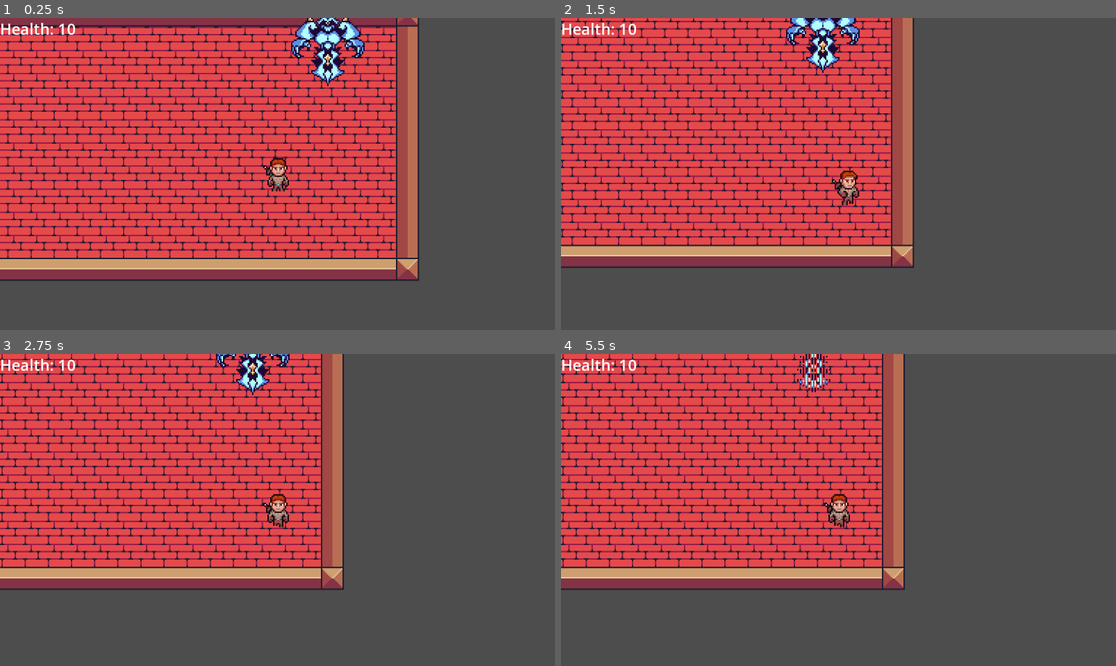
Above: before the commit, frames 1-4 (two rows, left to right).
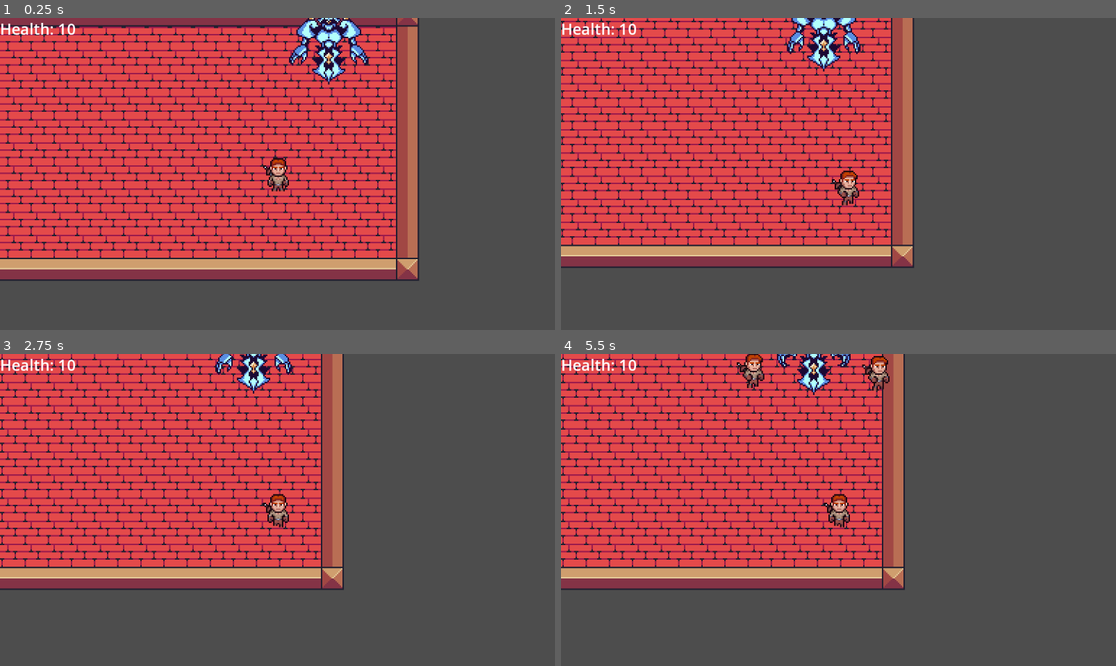
Above: after the commit, the same moments.

Repository: Lunoro/questpresso-2025
Game: Godot game, scene res://Scenes/Scene-1.tscn
The game is run twice, just before and just after one commit, with the same random seed, the same clock (stepped at 60 frames per second) and the same inputs.
Inputs (mouse positions are in pixels of both pictures, inside the frame that each line leads up to):
- Up to frame 1 (0.25 s): no input
- Up to frame 2 (1.5 s): tap Enter (ui_accept) at 0.5, 0.77 s; move the mouse to (960, 158) at 0.52 s; hold D (right) 0.53-1.28 s; click (960, 158) at 0.6 s; move the mouse to (727, 189) at 1.27 s; hold S (down) from 1.28 s (still down); tap E (interact) at 1.35 s
- Up to frame 3 (2.75 s): tap Enter (ui_accept) at 1.52 s; move the mouse to (333, 441) at 2.02 s; release S (down) at 2.03 s; hold D (right) from 2.03 s (still down); click (333, 441) at 2.1 s
- Up to frame 4 (5.5 s): tap Enter (ui_accept) at 2.75, 3.02, 3.77, 4.52 s; move the mouse to (810, 572) at 2.77 s; release D (right) at 2.78 s; hold W (up) 2.78-3.53 s; tap E (interact) at 2.85, 4.35 s; move the mouse to (1005, 556) at 3.52 s; hold A (left) 3.53-5.03 s; click (1005, 556) at 3.6 s; tap L (Debug, bound only after the commit) at 4.15 s; move the mouse to (672, 463) at 4.27 s; move the mouse to (866, 510) at 5.02 s; hold S (down) from 5.03 s (still down); click (866, 510) at 5.1 s

The runs differ from the first frame. In frame 1, 1.2% of the frame differs, in the area x 52-67%, y 0-22%; in frame 2, 1.0%; in frame 3, 0.6%; in frame 4, 1.2%.

Commit message:
added boss mechanics

Diff:
--- a/Entities/Boss/boss.gd
+++ b/Entities/Boss/boss.gd
@@ -1,15 +1,31 @@
-extends CharacterBody2D
+extends "res://Scripts/entities.gd"
 
 # TODO: Bossfight -> Boss teleports infront of player
 #			-> Brainstorm some attacks maybe spikes
 #			-> Just get a working bossfight till tomorow
+#			-> add attack to spawn
 
-@onready var target : CharacterBody2D= %player
+@onready var player : CharacterBody2D = %player
+@export var enemy_scene: PackedScene = preload("res://Entities/Enemy.tscn")
 
 var player_position:Vector2
 
+func _ready() -> void:
+	health = 300
+	armor = 5
+	attack_cooldown_node = $attack_cooldown
+	AnimatedSprite = $AnimatedSprite2D
+
 func _physics_process(delta: float) -> void:
-	player_position = target.global_position
+	position_check()
+	player_position = player.global_position
+
+	if(Input.is_action_just_pressed("Debug")):
+		summon_enemy_attack()
+
+func position_check():
+	if (player_position.y < global_position.y):
+		teleport()
 
 func teleport():
 	$AnimatedSprite2D.play("teleport")
@@ -18,6 +34,26 @@
 	global_position = new_pos
 	$AnimatedSprite2D.play_backwards("teleport")
 
-
 func _on_timer_timeout() -> void:
 	teleport()
+
+func _on_animated_sprite_2d_animation_finished() -> void:
+	$AnimatedSprite2D.play("idle")
+	$Summon1.play("default")
+	$Summon2.play("default")
+
+func summon_enemy_attack():
+	$AnimatedSprite2D.play("summon")
+	$Summon1.play("summon")
+	$Summon2.play("summon")
+	spawn_enemy(Vector2(50, 0))
+	spawn_enemy(Vector2(-50, 0))
+	await $AnimatedSprite2D.animation_finished
+
+func spawn_enemy(position_to_boss: Vector2):
+	if enemy_scene:  # extra safety
+		var enemy = enemy_scene.instantiate()
+		enemy.position = position + Vector2(position_to_boss)
+		get_tree().current_scene.add_child(enemy)
+	else:
+		push_error("Enemy scene not set!")
--- a/Entities/Boss/boss.tscn
+++ b/Entities/Boss/boss.tscn
@@ -138,9 +138,26 @@
 "duration": 1.0,
 "texture": SubResource("AtlasTexture_nkxek")
 }],
-"loop": false,
-"name": &"idle",
-"speed": 2.0
+"loop": true,
+"name": &"idle_down",
+"speed": 4.0
+}, {
+"frames": [{
+"duration": 1.0,
+"texture": SubResource("AtlasTexture_kyqh8")
+}, {
+"duration": 1.0,
+"texture": SubResource("AtlasTexture_n2lru")
+}, {
+"duration": 1.0,
+"texture": SubResource("AtlasTexture_n2lru")
+}, {
+"duration": 1.0,
+"texture": SubResource("AtlasTexture_kyqh8")
+}],
+"loop": false,
+"name": &"summon",
+"speed": 3.0
 }, {
 "frames": [{
 "duration": 1.0,
@@ -170,19 +187,113 @@
 radius = 18.0
 height = 36.0
 
+[sub_resource type="CapsuleShape2D" id="CapsuleShape2D_y4shp"]
+radius = 11.998522
+height = 43.994576
+
+[sub_resource type="AtlasTexture" id="AtlasTexture_7tu1h"]
+atlas = ExtResource("1_kofeu")
+region = Rect2(145, 231, 62, 38)
+
+[sub_resource type="AtlasTexture" id="AtlasTexture_tqm4t"]
+atlas = ExtResource("1_kofeu")
+region = Rect2(207, 231, 62, 38)
+
+[sub_resource type="AtlasTexture" id="AtlasTexture_su617"]
+atlas = ExtResource("1_kofeu")
+region = Rect2(269, 231, 62, 38)
+
+[sub_resource type="AtlasTexture" id="AtlasTexture_d5f6e"]
+atlas = ExtResource("1_kofeu")
+region = Rect2(21, 79, 62, 38)
+
+[sub_resource type="AtlasTexture" id="AtlasTexture_hxl2v"]
+atlas = ExtResource("1_kofeu")
+region = Rect2(83, 79, 62, 38)
+
+[sub_resource type="AtlasTexture" id="AtlasTexture_c5clk"]
+atlas = ExtResource("1_kofeu")
+region = Rect2(145, 79, 62, 38)
+
+[sub_resource type="AtlasTexture" id="AtlasTexture_xlvvx"]
+atlas = ExtResource("1_kofeu")
+region = Rect2(207, 79, 62, 38)
+
+[sub_resource type="AtlasTexture" id="AtlasTexture_hsh2v"]
+atlas = ExtResource("1_kofeu")
+region = Rect2(269, 79, 62, 38)
+
+[sub_resource type="SpriteFrames" id="SpriteFrames_7tu1h"]
+animations = [{
+"frames": [{
+"duration": 1.0,
+"texture": SubResource("AtlasTexture_7tu1h")
+}, {
+"duration": 1.0,
+"texture": SubResource("AtlasTexture_tqm4t")
+}, {
+"duration": 1.0,
+"texture": SubResource("AtlasTexture_su617")
+}],
+"loop": false,
+"name": &"default",
+"speed": 5.0
+}, {
+"frames": [{
+"duration": 1.0,
+"texture": SubResource("AtlasTexture_d5f6e")
+}, {
+"duration": 1.0,
+"texture": SubResource("AtlasTexture_hxl2v")
+}, {
+"duration": 1.0,
+"texture": SubResource("AtlasTexture_c5clk")
+}, {
+"duration": 1.0,
+"texture": SubResource("AtlasTexture_xlvvx")
+}, {
+"duration": 1.0,
+"texture": SubResource("AtlasTexture_hsh2v")
+}],
+"loop": false,
+"name": &"summon",
+"speed": 5.0
+}]
+
 [node name="Boss" type="CharacterBody2D"]
 script = ExtResource("1_y4shp")
 
 [node name="AnimatedSprite2D" type="AnimatedSprite2D" parent="."]
 sprite_frames = SubResource("SpriteFrames_70fya")
-animation = &"teleport"
+animation = &"summon"
+autoplay = "idle_down"
+frame = 3
+frame_progress = 1.0
 
 [node name="CollisionShape2D" type="CollisionShape2D" parent="."]
 position = Vector2(0, -4)
 shape = SubResource("CapsuleShape2D_np8sd")
 
 [node name="Timer" type="Timer" parent="."]
-wait_time = 5.0
+wait_time = 20.0
 autostart = true
 
+[node name="Attack_Range" type="Area2D" parent="."]
+
+[node name="CollisionShape2D" type="CollisionShape2D" parent="Attack_Range"]
+position = Vector2(2.9802315e-08, 27.999998)
+rotation = -1.5865043
+shape = SubResource("CapsuleShape2D_y4shp")
+
+[node name="attack_cooldown" type="Timer" parent="."]
+
+[node name="Summon2" type="AnimatedSprite2D" parent="."]
+position = Vector2(-50, 0)
+sprite_frames = SubResource("SpriteFrames_7tu1h")
+
+[node name="Summon1" type="AnimatedSprite2D" parent="."]
+position = Vector2(50, 0)
+sprite_frames = SubResource("SpriteFrames_7tu1h")
+
+[connection signal="animation_finished" from="AnimatedSprite2D" to="." method="_on_animated_sprite_2d_animation_finished"]
 [connection signal="timeout" from="Timer" to="." method="_on_timer_timeout"]
--- a/Entities/entities.tscn
+++ b/Entities/entities.tscn
@@ -4,3 +4,5 @@
 
 [node name="entities" type="CharacterBody2D"]
 script = ExtResource("1_h3n4y")
+
+[connection signal="ready" from="." to="." method="_on_ready"]
--- a/Scenes/Scene-1.tscn
+++ b/Scenes/Scene-1.tscn
@@ -172,7 +172,7 @@
 [node name="npc" parent="." instance=ExtResource("3_c6o2m")]
 position = Vector2(169, -24)
 
-[node name="player" parent="." instance=ExtResource("1_y34fs")]
+[node name="player" parent="." groups=["player"] instance=ExtResource("1_y34fs")]
 unique_name_in_owner = true
 position = Vector2(78, 22)
 
@@ -194,4 +194,7 @@
 player = NodePath("../player")
 
 [node name="Boss" parent="." instance=ExtResource("6_c2ibx")]
+z_index = -1
 position = Vector2(113, -70)
+
+[connection signal="ready" from="." to="enemy" method="_on_node_2d_ready"]
--- a/Scripts/enemy/enemy.gd
+++ b/Scripts/enemy/enemy.gd
@@ -10,6 +10,7 @@
 var is_fighting
 
 func _ready() -> void:
+	init()
 	health = 10
 	armor = 3
 	attack_cooldown_node = $attack_cooldown #setzt Timer node
@@ -47,7 +48,7 @@
 		return
 
 	if distance_to_player < 20:
-		if  %player.is_dead == false && attack_allowed == true:
+		if  target.is_dead == false && attack_allowed == true:
 			attack(5, 50, 3)
 		velocity = Vector2(0,0)
 		is_moving = false
@@ -98,3 +99,7 @@
 	print("triggered")
 	is_triggered = false
 	$Update_Aggro.stop()
+
+
+func _on_node_2d_ready() -> void:
+	pass # Replace with function body.
--- a/Scripts/entities.gd
+++ b/Scripts/entities.gd
@@ -2,7 +2,7 @@
 
 enum Direction {LEFT, RIGHT, UP, DOWN}
 var direction : Direction = Direction.DOWN
-@onready var target = %player
+var target
 var AnimatedSprite : AnimatedSprite2D
 
 var armor_class = { # wird mit Damage multipliziert
@@ -28,6 +28,10 @@
 #@onready var attack_cooldown_node = $attack_cooldown
 var move_extra_input = Vector2(0,0)
 var move_extra_buffer = Vector2(0,0)
+
+func init():
+	target = get_tree().get_first_node_in_group("player")
+	print("Target is: ", target)
 
 func damage_taken(amount):
 	health -= amount * armor_class[armor]
--- a/project.godot
+++ b/project.godot
@@ -23,6 +23,7 @@
 
 hitbox=""
 interact=""
+player=""
 
 [input]
 
@@ -56,6 +57,11 @@
 "events": [Object(InputEventKey,"resource_local_to_scene":false,"resource_name":"","device":-1,"window_id":0,"alt_press …(192 unchanged characters)…
 ]
 }
+Debug={
+"deadzone": 0.2,
+"events": [Object(InputEventKey,"resource_local_to_scene":false,"resource_name":"","device":-1,"window_id":0,"alt_pressed":false,"shift_pressed":false,"ctrl_pressed":false,"meta_pressed":false,"pressed":false,"keycode":0,"physical_keycode":76,"key_label":0,"unicode":108,"location":0,"echo":false,"script":null)
+]
+}
 
 [rendering]
 
Not shown: 1 places in Entities/Boss/boss.tscn that only renumber resources
